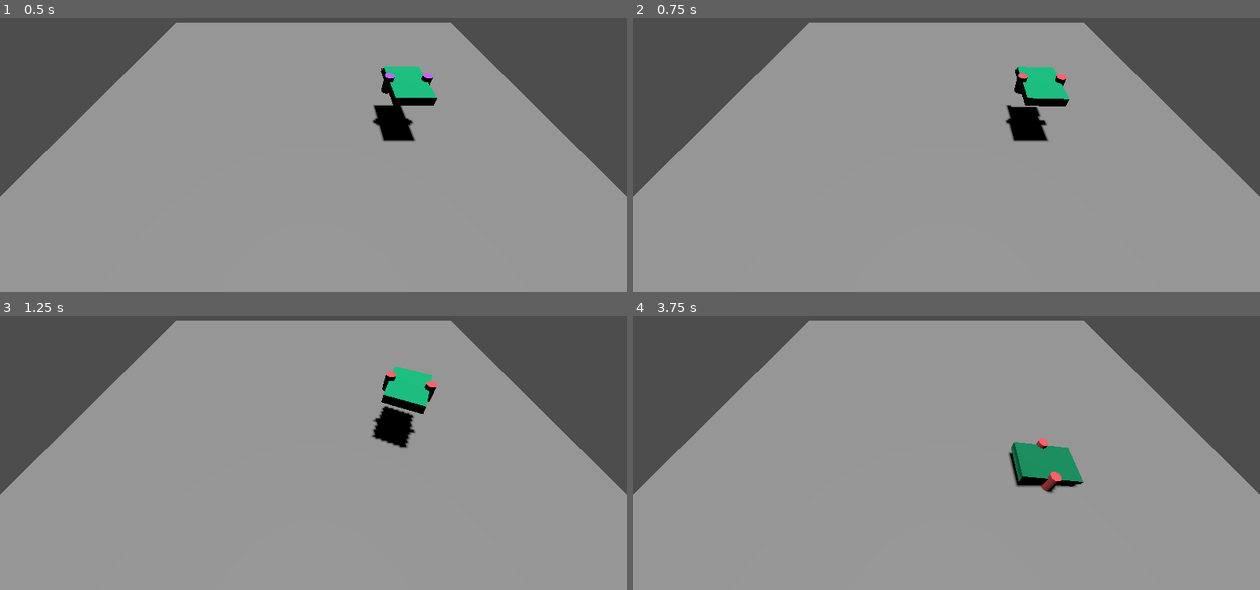
Above: before the commit, frames 1-4 (two rows, left to right).
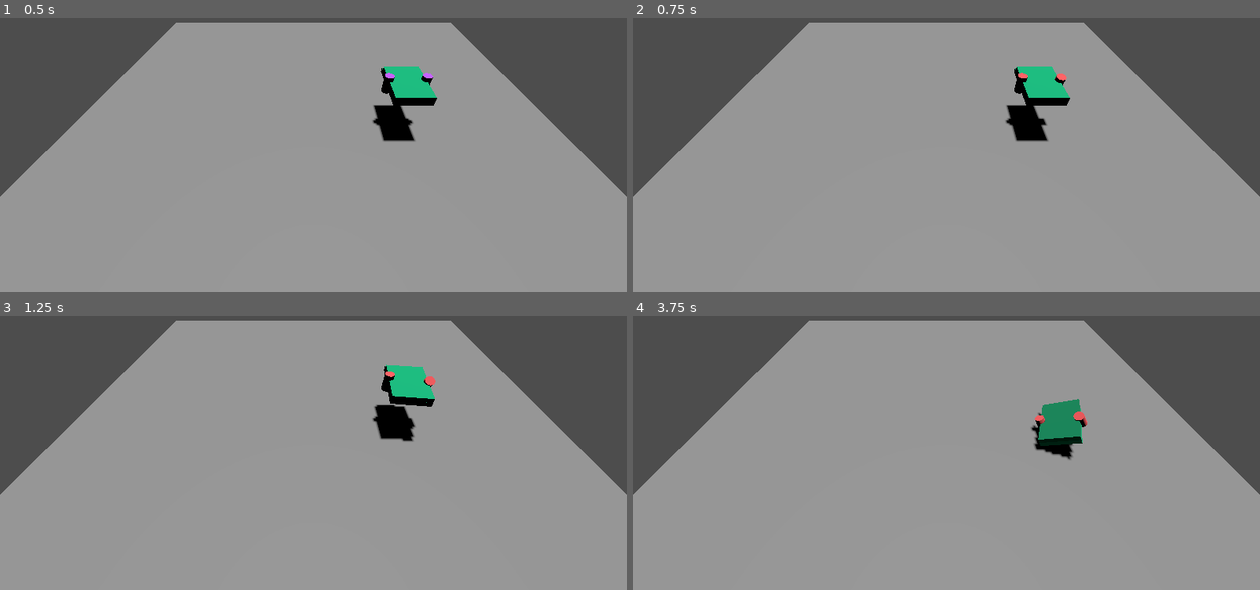
Above: after the commit, the same moments.

Repository: niqzart/godot-tiltrotor
Game: Godot game, scene res://scenes/main/main.tscn
Two runs of this game, one before a commit and one after it. Both use one fixed random seed, a clock stepped at 60 frames per second and the inputs below.
Inputs:
- Up to frame 1 (0.5 s): no input
- Up to frame 2 (0.75 s): tap Enter at 0.5 s; hold Keypad 4 (right_rotor_collective_backwards) from 0.53 s (still down); tap Space (enable_pid) at 0.6 s
- Up to frame 3 (1.25 s): keep holding Keypad 4 (right_rotor_collective_backwards)
- Up to frame 4 (3.75 s): release Keypad 4 (right_rotor_collective_backwards) at 1.28 s; hold S (left_rotor_collective_down) 1.28-2.03 s; tap Space (enable_pid) every 0.75 s from 1.35 to 3.6 s; hold Keypad 4 (right_rotor_collective_backwards) 2.03-2.78 s; hold D (left_rotor_collective_forwards) 2.78-3.53 s; hold S (left_rotor_collective_down) from 3.53 s (still down)

Frame 1 is identical in both runs. In frame 2, 0.2% of the frame differs, in the area x 59-70%, y 17-46%; in frame 3, 0.9%; in frame 4, 2.8%, in the area x 59-73%, y 30-65%.

Commit message:
feat: smooth rotor tilting with animations & physics

Diff:
--- a/scenes/tiltrotor/tiltrotor.gd
+++ b/scenes/tiltrotor/tiltrotor.gd
@@ -102,36 +102,75 @@
     self.apply_force(left_force, left_position)
 
 
-func _apply_forces_from_inputs_complex_v2() -> void:
-    var right_power: float
-    var left_power: float
+const DEFAULT_ROTOR_POWER: float = 5
+
+const MAX_ROTOR_TILT_ANGLE: float = PI / 4
+const ROTOR_TILT_SNAP_THRESHOLD: float = 0.05
+const ROTOR_TILT_SPEED: float = 0.8
+
+
+func _apply_forces_from_inputs_complex_v2(delta: float) -> void:
+    if Input.is_action_pressed("right_rotor_collective_forwards"):
+        if $RightRotor.rotation.x > -self.MAX_ROTOR_TILT_ANGLE:
+            $RightRotor.rotation.x -= self.ROTOR_TILT_SPEED * delta
+        if $RightRotor.rotation.x < -self.MAX_ROTOR_TILT_ANGLE:
+            $RightRotor.rotation.x = -self.MAX_ROTOR_TILT_ANGLE
+    elif Input.is_action_pressed("right_rotor_collective_backwards"):
+        if $RightRotor.rotation.x < self.MAX_ROTOR_TILT_ANGLE:
+            $RightRotor.rotation.x += self.ROTOR_TILT_SPEED * delta
+        if $RightRotor.rotation.x > self.MAX_ROTOR_TILT_ANGLE:
+            $RightRotor.rotation.x = self.MAX_ROTOR_TILT_ANGLE
+    else:
+        if $RightRotor.rotation.x < -self.ROTOR_TILT_SNAP_THRESHOLD:
+            $RightRotor.rotation.x += self.ROTOR_TILT_SPEED * delta
+        elif $RightRotor.rotation.x > self.ROTOR_TILT_SNAP_THRESHOLD:
+            $RightRotor.rotation.x -= self.ROTOR_TILT_SPEED * delta
+        else:
+            $RightRotor.rotation.x = 0
+
+    if Input.is_action_pressed("left_rotor_collective_forwards"):
+        if $LeftRotor.rotation.x > -PI / 4:
+            $LeftRotor.rotation.x -= self.ROTOR_TILT_SPEED * delta
+        if $LeftRotor.rotation.x < -PI / 4:
+            $LeftRotor.rotation.x = -PI / 4
+    elif Input.is_action_pressed("left_rotor_collective_backwards"):
+        if $LeftRotor.rotation.x < PI / 4:
+            $LeftRotor.rotation.x += self.ROTOR_TILT_SPEED * delta
+        if $LeftRotor.rotation.x > PI / 4:
+            $LeftRotor.rotation.x = PI / 4
+    else:
+        if $LeftRotor.rotation.x < -0.05:
+            $LeftRotor.rotation.x += self.ROTOR_TILT_SPEED * delta
+        elif $LeftRotor.rotation.x > 0.05:
+            $LeftRotor.rotation.x -= self.ROTOR_TILT_SPEED * delta
+        else:
+            $LeftRotor.rotation.x = 0
+
+    var right_rotor_tilt: float = $RightRotor.rotation.x / self.MAX_ROTOR_TILT_ANGLE
+    var left_rotor_tilt: float = $LeftRotor.rotation.x / self.MAX_ROTOR_TILT_ANGLE
+
+    var right_max_power_factor: float = 1.2 + (1 - abs(right_rotor_tilt)) * 0.8
+    var left_max_power_factor: float = 1.2 + (1 - abs(left_rotor_tilt)) * 0.8
+
+    var right_power: float = self.DEFAULT_ROTOR_POWER
+    var left_power: float = self.DEFAULT_ROTOR_POWER
 
     if Input.is_action_pressed("right_rotor_collective_up"):
-        right_power = 10
+        right_power *= right_max_power_factor
     elif Input.is_action_pressed("right_rotor_collective_down"):
-        right_power = -10
-    else:
-        right_power = 5
+        right_power *= -right_max_power_factor
 
     if Input.is_action_pressed("left_rotor_collective_up"):
-        left_power = 10
+        left_power *= left_max_power_factor
     elif Input.is_action_pressed("left_rotor_collective_down"):
-        left_power = -10
-    else:
-        left_power = 5
-
-    var right_force_direction: Vector3 = self.transform.basis.y
-    var left_force_direction: Vector3 = self.transform.basis.y
-
-    if Input.is_action_pressed("right_rotor_collective_forwards"):
-        right_force_direction -= self.transform.basis.z
-    elif Input.is_action_pressed("right_rotor_collective_backwards"):
-        right_force_direction += self.transform.basis.z
-
-    if Input.is_action_pressed("left_rotor_collective_forwards"):
-        left_force_direction -= self.transform.basis.z
-    elif Input.is_action_pressed("left_rotor_collective_backwards"):
-        left_force_direction += self.transform.basis.z
+        left_power *= -left_max_power_factor
+
+    var right_force_direction: Vector3 = (
+        self.transform.basis.y + self.transform.basis.z * right_rotor_tilt
+    )
+    var left_force_direction: Vector3 = (
+        self.transform.basis.y + self.transform.basis.z * left_rotor_tilt
+    )
 
     var right_position: Vector3 = self.transform.basis.x * 2
     var left_position: Vector3 = self.transform.basis.x * -2
@@ -157,7 +196,7 @@
         InputMode.COPLEX_V1:
             self._apply_forces_from_inputs_complex_v1()
         InputMode.COPLEX_V2:
-            self._apply_forces_from_inputs_complex_v2()
+            self._apply_forces_from_inputs_complex_v2(delta)
 
     if self.pid_enabled:
         # if Input.is_anything_pressed():  # TODO: do this once
